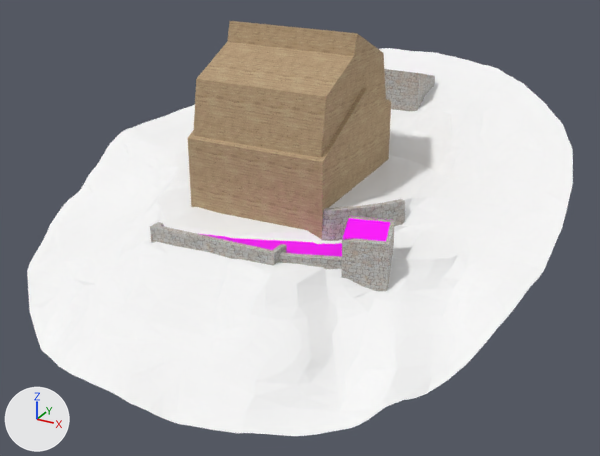
The glTF model projets/concours/oberaletsch/base.glb as it was, and as the next commit left it.
Before and after are seen from a camera (50 mm lens) standing at (34.5, -57.1, 21.1) and looking at (7.1, -7.1, -3.9). Every picture has the same lights, and +X, +Y and +Z are marked at lower left. The picture after the commit comes second. Where no turn or scale is listed for an object, it has been applied to the vertices. Vertices at exactly the same position are counted once.

The older version as bpy lines, for what is in view:
```python
ob_geometry189 = bpy.data.objects.new('Geometry189', me_geometry189)
ob_geometry189.location = (0.0, 0.0, 0.0)
ob_geometry192 = bpy.data.objects.new('Geometry192', me_geometry192)
ob_geometry192.location = (0.0, 0.0, 0.0)
ob_geometry193 = bpy.data.objects.new('Geometry193', me_geometry193)
ob_geometry193.location = (0.0, 0.0, 0.0)
ob_geometry194 = bpy.data.objects.new('Geometry194', me_geometry194)
ob_geometry194.location = (0.0, 0.0, 0.0)
ob_geometry195 = bpy.data.objects.new('Geometry195', me_geometry195)
ob_geometry195.location = (0.0, 0.0, 0.0)
ob_geometry197 = bpy.data.objects.new('Geometry197', me_geometry197)
ob_geometry197.location = (0.0, 0.0, 0.0)
ob_geometry199 = bpy.data.objects.new('Geometry199', me_geometry199)
ob_geometry199.location = (0.0, 0.0, 0.0)
ob_geometry207 = bpy.data.objects.new('Geometry207', me_geometry207)
ob_geometry207.location = (0.0, 0.0, 0.0)
ob_geometry241 = bpy.data.objects.new('Geometry241', me_geometry241)
ob_geometry241.location = (0.0, 0.0, 0.0)
# also in view: 'Geometry209' at (8.0, -12.4, -2.5); 'Geometry216' at (5.6, -5.6, 2.2); 'Geometry201' at (12.3, -10.1, -1.3); 'Geometry217' at (5.6, -5.6, -1.8)
```
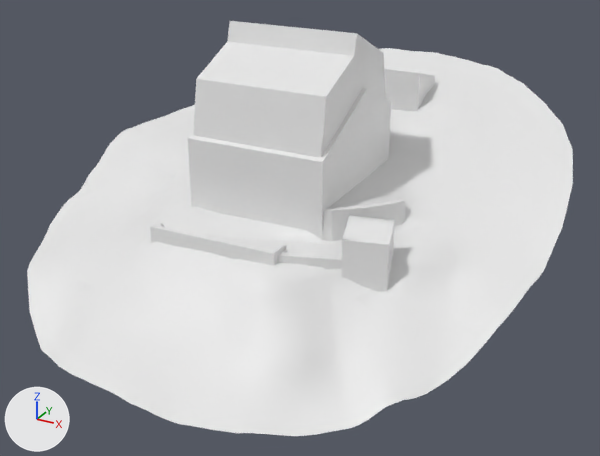
Pixel boxes [x1, y1, x2, y2] of what changed, in the pictures (600 x 456 px):
'Geometry217', recoloured, shading changed
    both: [27, 48, 573, 436]
'Geometry241', recoloured (beige to white)
    both: [193, 21, 386, 158]
'Geometry216', recoloured (brown to white)
    both: [188, 89, 391, 239]
'Geometry189', recoloured
    both: [150, 224, 277, 266]
'Geometry195', recoloured (grey to white)
    both: [341, 238, 386, 291]
'Geometry192', recoloured (grey to white)
    both: [384, 69, 420, 111]
'Geometry209', recoloured (pink to white)
    both: [201, 234, 342, 257]
'Geometry197', recoloured (pink to white)
    both: [343, 215, 393, 241]
'Geometry207', recoloured (grey to white)
    both: [284, 253, 342, 269]
'Geometry201', recoloured (grey to white)
    both: [332, 206, 363, 241]
'Geometry203', recoloured
    both: [382, 199, 405, 227]
'Geometry194', recoloured
    both: [383, 222, 394, 291]
'Geometry204', recoloured (grey to white)
    both: [322, 208, 332, 241]
'Geometry199', recoloured (grey to white)
    both: [418, 73, 434, 109]
'Geometry202', recoloured (lighter)
    both: [361, 203, 384, 219]
'Geometry193', recoloured
    both: [348, 216, 395, 246]

What changed in the scene script:
```text
Change me_geometry241:
    where me_geometry241.from_pydata(...)  # 14 vertices, 24 faces; spans x 0.5..10.7, y -10.9..-0.3, z 3.4..10.66
    remove me_geometry241.materials.append(mat_material7)  # picture img_texture_4_boispingranuleuxhorizontalopt
    add me_geometry241.materials.append(mat_material)  # white #e7e7e7
Change me_geometry189:
    where me_geometry189.from_pydata(...)  # 27 vertices, 50 faces; spans x 0.0..9.71, y -15.79..-15.01, z -3.16..-1.9
    remove me_geometry189.materials.append(mat_material2)  # picture img_texture_1_murscabane
    add me_geometry189.materials.append(mat_material)  # white #e7e7e7
Change me_geometry192:
    where me_geometry192.from_pydata(...)  # 29 vertices, 54 faces; spans x 5.1..11.2, y 5.15..5.35, z 2.42..5.79
    remove me_geometry192.materials.append(mat_material3)  # picture img_texture_2_murscabane
    add me_geometry192.materials.append(mat_material)  # white #e7e7e7
Change me_geometry193:
    where me_geometry193.from_pydata(...)  # 22 vertices, 36 faces; spans x 13.21..16.18, y -11.91..-10.9, z -2.75..0.1
    remove me_geometry193.materials.append(mat_material3)  # picture img_texture_2_murscabane
    add me_geometry193.materials.append(mat_material)  # white #e7e7e7
Change me_geometry194:
    where me_geometry194.from_pydata(...)  # 24 vertices, 44 faces; spans x 15.93..16.68, y -13.09..-11.14, z -4.01..0.01
    remove me_geometry194.materials.append(mat_material3)  # picture img_texture_2_murscabane
    add me_geometry194.materials.append(mat_material)  # white #e7e7e7
Change me_geometry195:
    where me_geometry195.from_pydata(...)  # 24 vertices, 44 faces; spans x 13.72..16.44, y -13.8..-12.84, z -4.06..-0.61
    remove me_geometry195.materials.append(mat_material3)  # picture img_texture_2_murscabane
    add me_geometry195.materials.append(mat_material)  # white #e7e7e7
Change me_geometry197:
    where me_geometry197.from_pydata(...)  # 4 vertices, 2 faces; spans x 13.21..16.68, y -13.8..-10.9, z -0.7..0.1
    remove me_geometry197.materials.append(mat_material5)  # pink #ff00ff
    add me_geometry197.materials.append(mat_material)  # white #e7e7e7
Change me_geometry199:
    where me_geometry199.from_pydata(...)  # 18 vertices, 32 faces; spans x 11.0..11.2, y 5.35..8.65, z 2.75..5.74
    remove me_geometry199.materials.append(mat_material3)  # picture img_texture_2_murscabane
    add me_geometry199.materials.append(mat_material)  # white #e7e7e7
Change me_geometry201:
    where me_geometry201.from_pydata(...)  # 40 vertices, 74 faces; spans x 11.31..13.34, y -11.03..-9.13, z -2.35..-0.2
    remove me_geometry201.materials.append(mat_material2)  # picture img_texture_1_murscabane
    add me_geometry201.materials.append(mat_material)  # white #e7e7e7
Change me_geometry202:
    where me_geometry202.from_pydata(...)  # 37 vertices, 69 faces; spans x 12.86..14.43, y -9.63..-7.98, z -2.35..-0.2
    remove me_geometry202.materials.append(mat_material2)  # picture img_texture_1_murscabane
    add me_geometry202.materials.append(mat_material)  # white #e7e7e7
Change me_geometry203:
    where me_geometry203.from_pydata(...)  # 42 vertices, 78 faces; spans x 13.89..15.32, y -8.4..-6.61, z -2.34..-0.2
    remove me_geometry203.materials.append(mat_material2)  # picture img_texture_1_murscabane
    add me_geometry203.materials.append(mat_material)  # white #e7e7e7
Change me_geometry204:
    where me_geometry204.from_pydata(...)  # 38 vertices, 71 faces; spans x 10.79..11.65, y -11.26..-10.42, z -2.35..-0.2
    remove me_geometry204.materials.append(mat_material2)  # picture img_texture_1_murscabane
    add me_geometry204.materials.append(mat_material)  # white #e7e7e7
Change me_geometry207:
    where me_geometry207.from_pydata(...)  # 25 vertices, 46 faces; spans x 9.96..13.75, y -14.86..-13.11, z -2.97..-2.2
    remove me_geometry207.materials.append(mat_material2)  # picture img_texture_1_murscabane
    add me_geometry207.materials.append(mat_material)  # white #e7e7e7
Change me_geometry209:
    where me_geometry209.from_pydata(...)  # 50 vertices, 95 faces; spans x 0.4..15.6, y -15.3..-9.4, z -2.6..-2.4
    remove me_geometry209.materials.append(mat_material19)  # pink #ff00ff
    add me_geometry209.materials.append(mat_material)  # white #e7e7e7
Change me_geometry216:
    where me_geometry216.from_pydata(...)  # 51 vertices, 97 faces; spans x 0.2..11.0, y -11.2..0.0, z -2.3..6.64
    remove me_geometry216.materials.append(mat_material7)  # picture img_texture_4_boispingranuleuxhorizontalopt
    add me_geometry216.materials.append(mat_material)  # white #e7e7e7
Change me_geometry217:
    where me_geometry217.from_pydata(...)  # 893 vertices, 1534 faces; spans x -14.4..25.6, y -25.6..14.4, z -9.2..5.6
    remove me_geometry217.materials.append(mat_material23)  # white #f7f7f7
    me_geometry217 part 1: all faces are now shaded smooth (1460 of 1534 changed)
    add me_geometry217.materials.append(mat_material)  # white #e7e7e7
```
